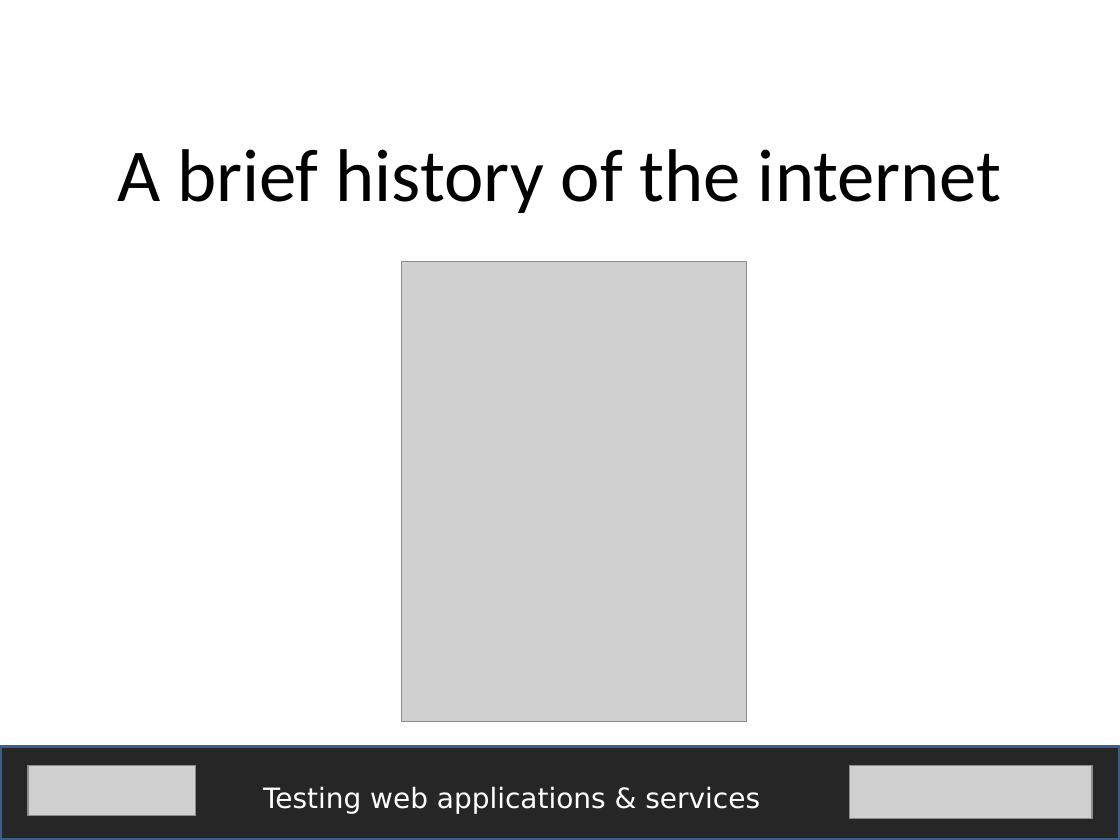
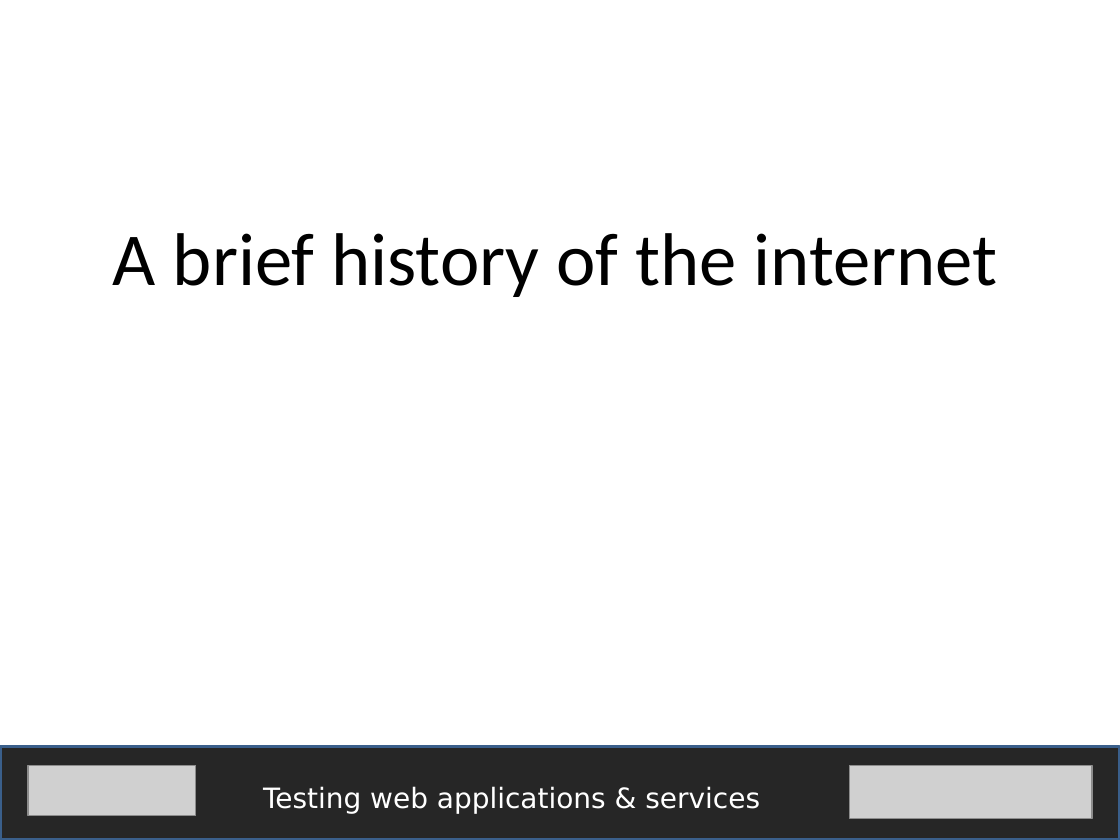
Before and after one commit to fijiaaron/testing-web-apps-and-services, a slide deck: slide 3 of presentations/A technical understanding of the web.pptx (slide 2 before the commit). Drawn at 1120x840 pixels with LibreOffice and Linux fonts; fonts in the diff are those of the drawing; grey boxes stand for pictures. Boxes give left, top, right and bottom in pixels: in the first picture for what was removed or moved away, otherwise in the second. Text is boxed around its words. In the diff, an @@ line names an element or a change of style, - is before the commit and + after.

```diff
--- a/presentations/A technical understanding of the web.pptx
+++ b/presentations/A technical understanding of the web.pptx
@@ text "A brief history of the ..." moved from (x1=117, y1=149, x2=1002, y2=213) to (x1=113, y1=233, x2=998, y2=297) @@
@@ picture removed at (x1=401, y1=261, x2=746, y2=721) @@
```
Also in this commit, not shown: 3 other slides changed, 2 slides added, 8 other files.
